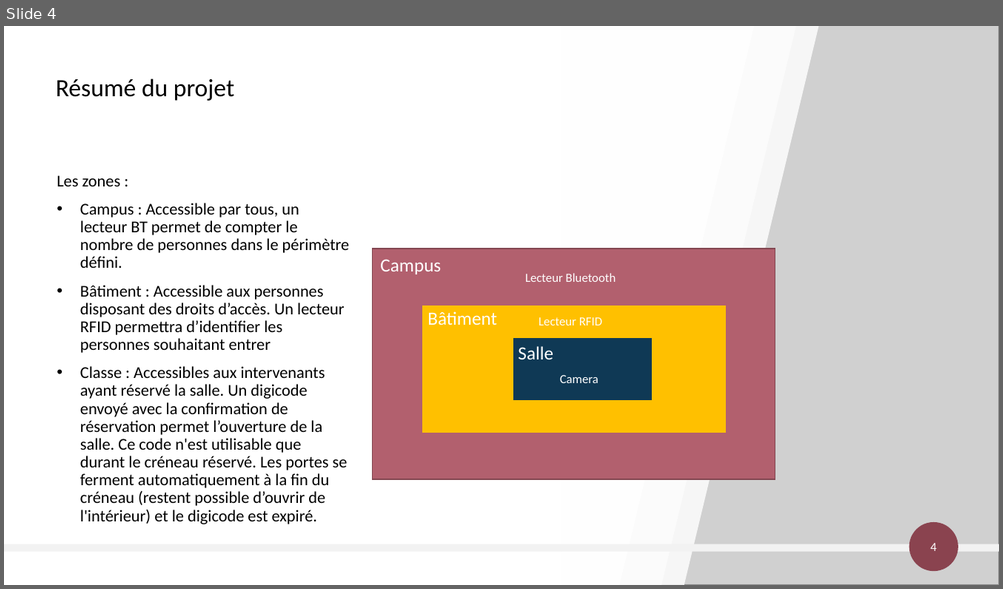
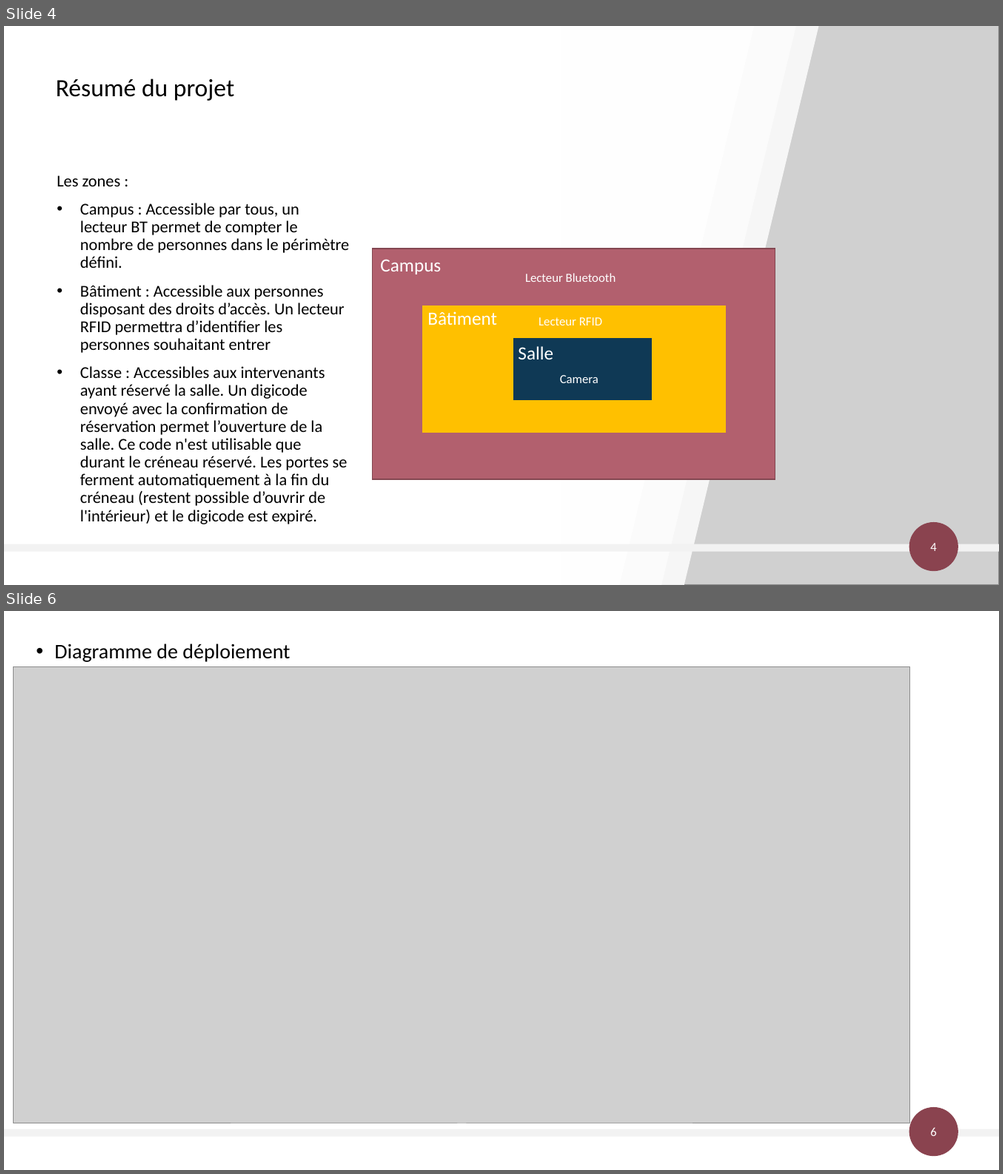
Before and after one commit to AlexandreSaxemard/GestionAccesBatiment, a slide deck: Docs/Gestion des accès au bâtiment.pptx. Shown one above the other, each under a label of ours: slide 4 before the commit, slides 4 and 6 after it; the slides between them are not shown. The pictures are 1003x589 and 1003x1174 pixels, drawn with LibreOffice and Linux fonts; fonts in the diff are those of the drawing; grey boxes stand for pictures. Boxes give left, top, right and bottom in pixels: in the first picture for what was removed or moved away, otherwise in the second. Text is boxed around its words. In the diff, an @@ line names an element or a change of style, - is before the commit and + after.

```diff
--- a/Docs/Gestion des accès au bâtiment.pptx
+++ b/Docs/Gestion des accès au bâtiment.pptx
@@ slide 6 added at (x1=4, y1=611, x2=999, y2=1170), background #FFFFFF @@
@@ text added at (x1=54, y1=644, x2=290, y2=662), 20 pt, text #000000 @@
+• Diagramme de déploiement
@@ picture added at (x1=14, y1=667, x2=910, y2=1124) @@
@@ ellipse added at (x1=909, y1=1108, x2=959, y2=1157), fill #8A434F @@
@@ rectangle added at (x1=4, y1=1130, x2=999, y2=1137), fill #F2F2F2 @@
@@ page number added at (x1=930, y1=1128, x2=936, y2=1136), 12 pt, text #FFFFFF @@
+6
```
Also in this commit, not shown: 2 other slides added, 4 other files.
